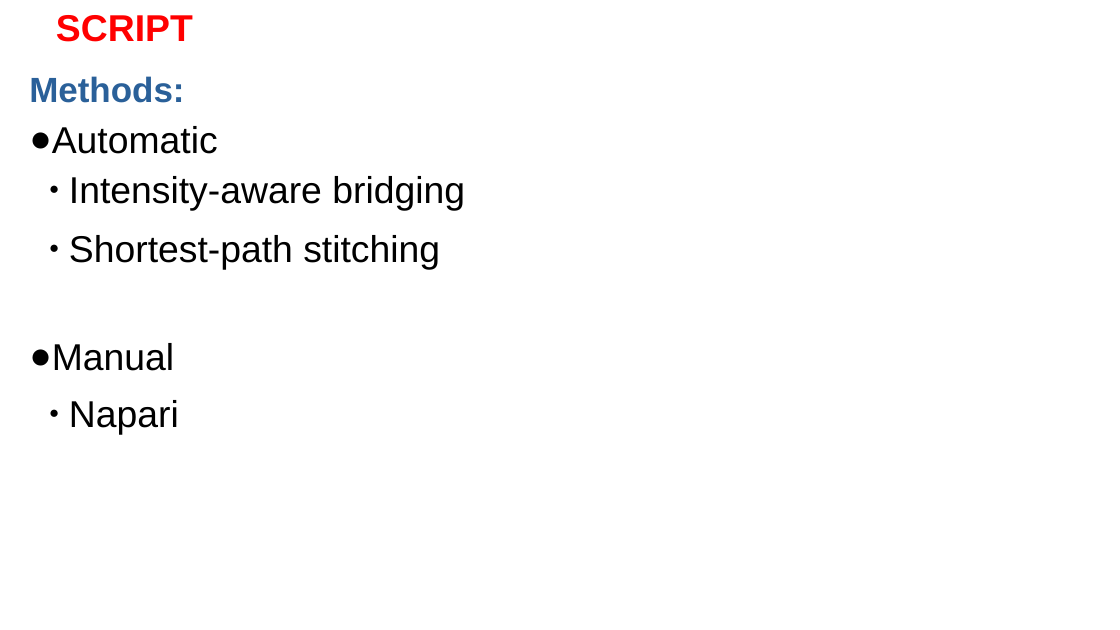
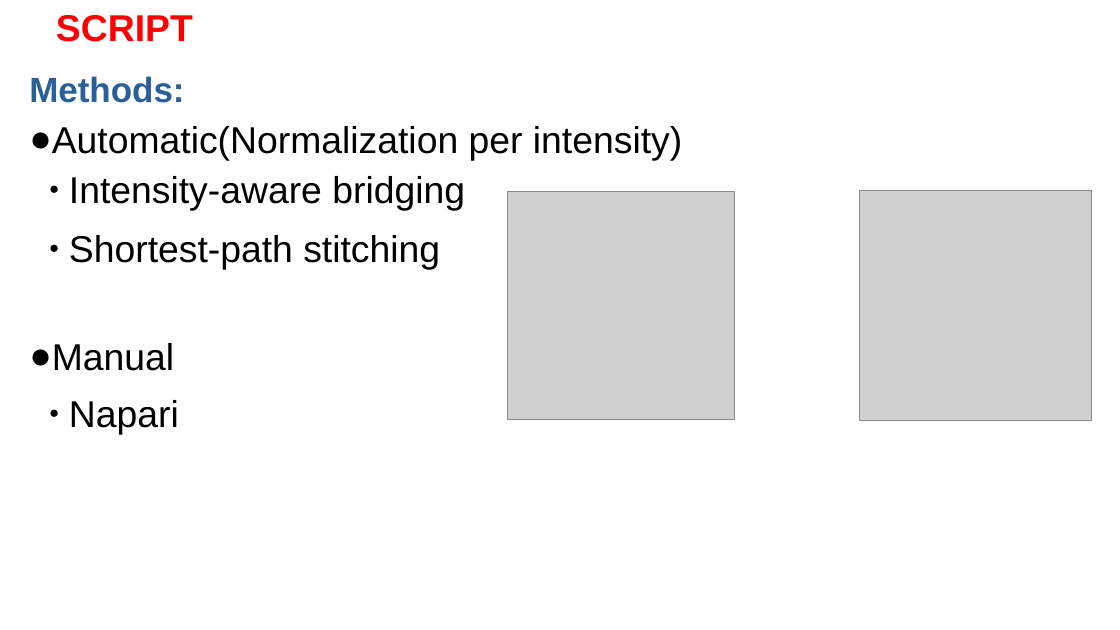
Before and after one commit to Nahuel88Ar/Lysosomes, a slide deck: slide 3 of UPDATE 5-2.pptx. Drawn at 1120x630 pixels with LibreOffice and Linux fonts; fonts in the diff are those of the drawing; grey boxes stand for pictures; background and template pictures are left out. Boxes give left, top, right and bottom in pixels: in the first picture for what was removed or moved away, otherwise in the second. Text is boxed around its words. In the diff, an @@ line names an element or a change of style, - is before the commit and + after.

```diff
--- a/UPDATE 5-2.pptx
+++ b/UPDATE 5-2.pptx
@@ text at bbox=[29, 126, 682, 161]: text changed @@
-● Automatic
+● Automatic(Normalization per intensity)
@@ picture added at bbox=[507, 192, 735, 420] @@
@@ picture added at bbox=[860, 191, 1092, 420] @@
```
Also in this commit, not shown: 3 other slides changed, 2 slides added, 2 slides removed, 2 other files.
